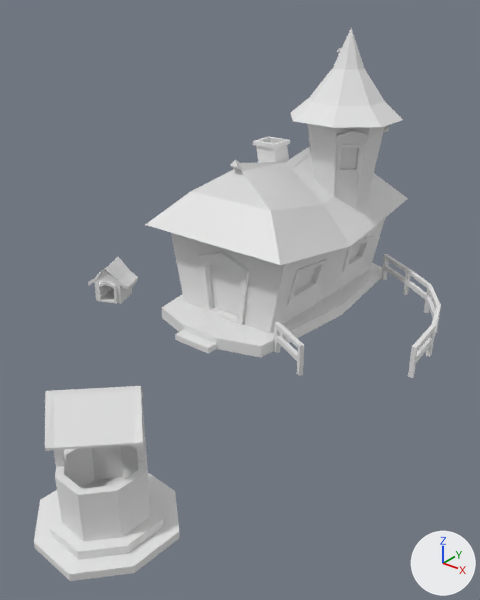
An edit to the Blender file models/architecture/vilageHouse.blend, drawn before and after from the same camera.
Rendered twice from a 50 mm lens placed at (19.8, -23.7, 15.2), pointed at (4.2, -4.2, 3.1). The lights are fixed; the arrows at lower right show +X, +Y and +Z.

Objects in the first picture: 'dogHouse', 'fence', 'house', 'tower', 'well'.
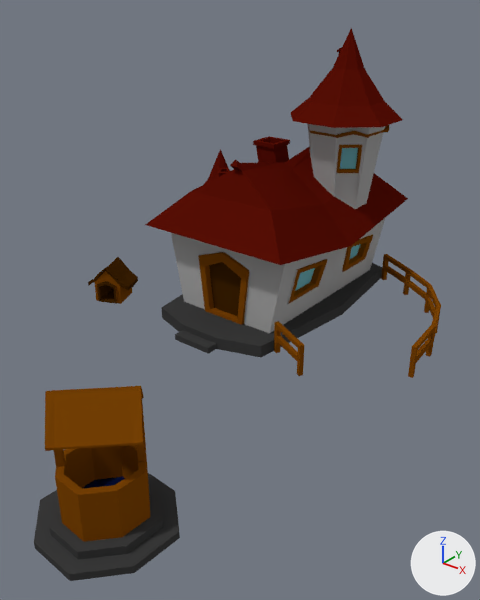
Where the change shows, as pixel boxes (x1, y1, x2, y2) in the pictures (480 x 600 px):
'fence', recoloured (grey to brown)
    both: (274, 254, 441, 378)
'smallHut', shown
    after: (204, 149, 230, 184)
part 1 of me_cube_005, recoloured (grey to brown)
    both: (94, 282, 132, 304)
part 2 of me_cube_005, recoloured
    both: (95, 271, 119, 286)
part 3 of me_cube_005, recoloured (grey to brown)
    both: (88, 257, 138, 304)
part 4 of me_cube_004, recoloured
    both: (307, 124, 385, 209)
part 5 of me_cube_004, recoloured (white to red)
    both: (291, 28, 403, 128)
part 6 of me_cube_004, recoloured (grey to brown)
    both: (308, 125, 389, 173)
part 7 of me_cube_004, recoloured (grey to cyan)
    both: (340, 148, 358, 169)
part 8 of me_cube_003, recoloured (white to brown)
    both: (45, 386, 150, 542)
part 9 of me_cube_003, recoloured (grey to black)
    both: (82, 477, 125, 489)
part 10 of me_cube_003, recoloured (white to black)
    both: (34, 473, 180, 581)
part 11 of me_cube_001, recoloured (white to red)
    both: (145, 136, 408, 265)
part 12 of me_cube_001, recoloured
    both: (171, 218, 385, 333)
part 13 of me_cube_001, recoloured (white to black)
    both: (161, 263, 382, 358)
part 14 of me_cube_001, recoloured (grey to brown)
    both: (198, 252, 249, 325)
part 15 of me_cube_001, recoloured (grey to brown)
    both: (342, 235, 373, 272)
part 16 of me_cube_001, recoloured (grey to brown)
    both: (289, 259, 328, 303)
part 17 of me_cube_001, recoloured (grey to brown)
    both: (209, 262, 241, 316)
part 18 of me_cube_001, recoloured (grey to cyan)
    both: (295, 244, 360, 291)

Edits to the bpy script that builds the scene:
```text
Add mat_stone:
    mat_stone = diffuse_material('Stone')
    mat_stone.base_color = (0.0445, 0.0445, 0.0445)  # black #3c3c3c
Add mat_wall:
    mat_wall = diffuse_material('Wall')
    mat_wall.base_color = (0.384, 0.384, 0.384)  # grey #a7a7a7
Add mat_wood_dark:
    mat_wood_dark = diffuse_material('Wood Dark')
    mat_wood_dark.base_color = (0.055, 0.0181, 0.00084)  # brown #422503
Add mat_roof:
    mat_roof = diffuse_material('Roof')
    mat_roof.base_color = (0.0985, 0.00489, 0.00158)  # dark red #580f05
Add mat_window:
    mat_window = diffuse_material('Window')
    mat_window.base_color = (0.17, 0.469, 0.528)  # cyan #73b6c0
Change me_cube_005:
    where me_cube_005.from_pydata(...)  # 62 vertices, 59 faces; spans x -1.58..1.58, y -1.21..1.17, z 0.72..3.5
    used by ob_doghouse; location = (-4.77, -3.42, -0.15); rotation_euler = (0.0, 0.0, 0.406), in degrees (0, 0, 23); scale = (0.691, 0.691, 0.691)
    me_cube_005 part 1: 17 of the faces centred in x -1.0..1.0, y -1.08..1.0, z 0.72..1.72 switch from no material to mat_wood (brown #7a4405)
    me_cube_005 part 2: 2 of the faces centred in x -0.43..0.43, y -1.01, z 2.5 switch from no material to mat_wood (brown #7a4405)
    me_cube_005 part 3: 40 of the faces centred in x -1.58..1.58, y -1.15..1.04, z 0.82..2.94 switch from no material to mat_wood_dark (brown #422503)
Change me_cube_004:
    where me_cube_004.from_pydata(...)  # 176 vertices, 173 faces, 2 loose edges; spans x -2.31..1.88, y 4.62..8.82, z -5.22..1.62
    used by ob_tower; location = (-4.77, 4.77, 11.19); rotation_euler = (0.0, 0.0, -1.646), in degrees (0, 0, -94); scale = (1.25, 1.25, 1.25)
    me_cube_004 part 4: 35 of the faces centred in x -1.68..1.26, y 5.28..8.18, z -5.22..-1.59 switch from mat_material (white #e7e7e7) to mat_wall (grey #a7a7a7)
    me_cube_004 part 5: all 82 faces centred in x -2.02..1.59, y 4.95..8.49, z -1.43..0.91 switch from mat_material (white #e7e7e7) to mat_roof (dark red #580f05)
    me_cube_004 part 6: 52 of the faces centred in x -1.66..1.22, y 5.35..8.19, z -3.35..-1.78 switch from mat_material (white #e7e7e7) to mat_wood (brown #7a4405)
    me_cube_004 part 7: all 4 faces centred in x -1.08..0.65, y 7.39..7.62, z -2.8 switch from mat_material (white #e7e7e7) to mat_window (cyan #73b6c0)
Change me_cube_003:
    where me_cube_003.from_pydata(...)  # 176 vertices, 168 faces; spans x 14.88..19.15, y -21.17..-16.89, z 3.63..8.43
    me_cube_003 part 8: all 110 faces centred in x 15.4..18.62, y -20.59..-17.46, z 5.05..8.38 switch from no material to mat_wood (brown #7a4405)
    me_cube_003 part 9: the 1 face centred in x 17.01, y -19.03, z 4.41 switches from no material to mat_water (dark blue #0b153b)
    me_cube_003 part 10: all 57 faces centred in x 14.93..19.1, y -21.12..-16.95, z 3.63..4.2 switch from no material to mat_stone (black #3b3b3b)
    add me_cube_003.materials.append(mat_water)  # dark blue #0b153b
Change me_cube_002:
    where me_cube_002.from_pydata(...)  # 160 vertices, 168 faces; spans x 5.9..28.8, y 22.7..67.0, z -11.7..-6.0
    add me_cube_002.materials.append(mat_wood)  # brown #7a4405
Change me_cube_001:
    where me_cube_001.from_pydata(...)  # 183 vertices, 177 faces; spans x -6.36..1.36, y -10.54..2.46, z -4.92..2.94
    me_cube_001 part 11: all 56 faces centred in x -6.12..1.12, y -8.75..1.55, z -0.82..2.74 switch from no material to mat_roof (dark red #580f05)
    me_cube_001 part 12: 24 of the faces centred in x -5.77..0.78, y -8.27..1.0, z -3.85..-0.92 switch from no material to mat_wall (grey #a7a7a7)
    me_cube_001 part 13: all 43 faces centred in x -5.92..0.83, y -10.54..2.46, z -4.92..-4.36 switch from no material to mat_stone (black #3b3b3b)
    me_cube_001 part 14: 15 of the faces centred in x -3.62..-1.22, y -8.33..-8.17, z -4.28..-1.35 switch from no material to mat_wood (brown #7a4405)
    me_cube_001 part 15: 12 of the faces centred in x 0.26..0.71, y -2.52..-0.22, z -3.26..-1.72 switch from no material to mat_wood (brown #7a4405)
    me_cube_001 part 16: 10 of the faces centred in x 0.24..0.73, y -6.98..-4.66, z -3.1..-1.61 switch from no material to mat_wood (brown #7a4405)
    me_cube_001 part 17: all 2 faces centred in x -2.98..-2.02, y -8.02, z -3.0 switch from no material to mat_wood_dark (brown #422503)
    me_cube_001 part 18: all 3 faces centred in x -5.28..0.24, y -5.9..-1.37, z -2.55..-2.41 switch from no material to mat_window (cyan #73b6c0)
Change ob_smallhut:
    remove ob_smallhut.hide_viewport = True
```
